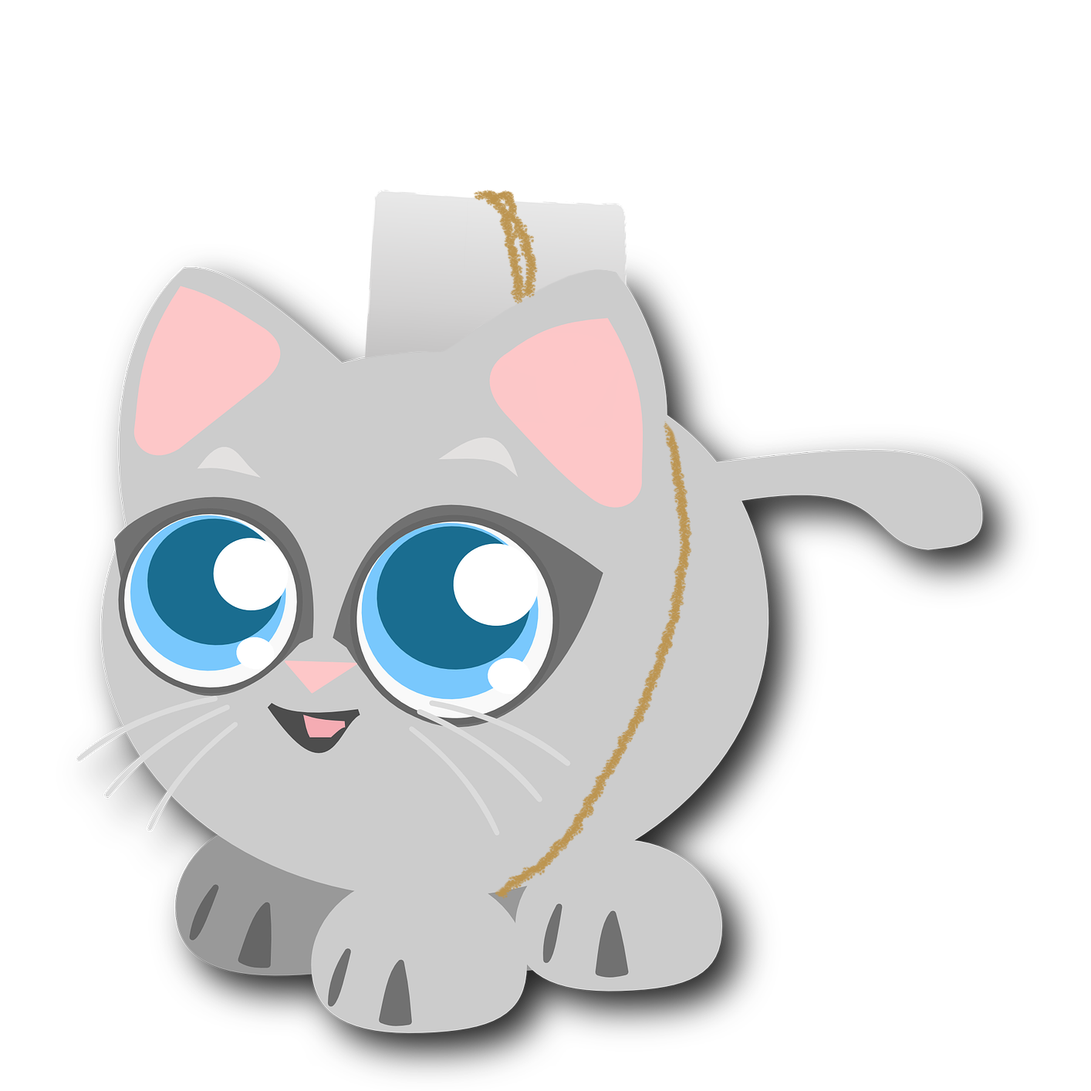
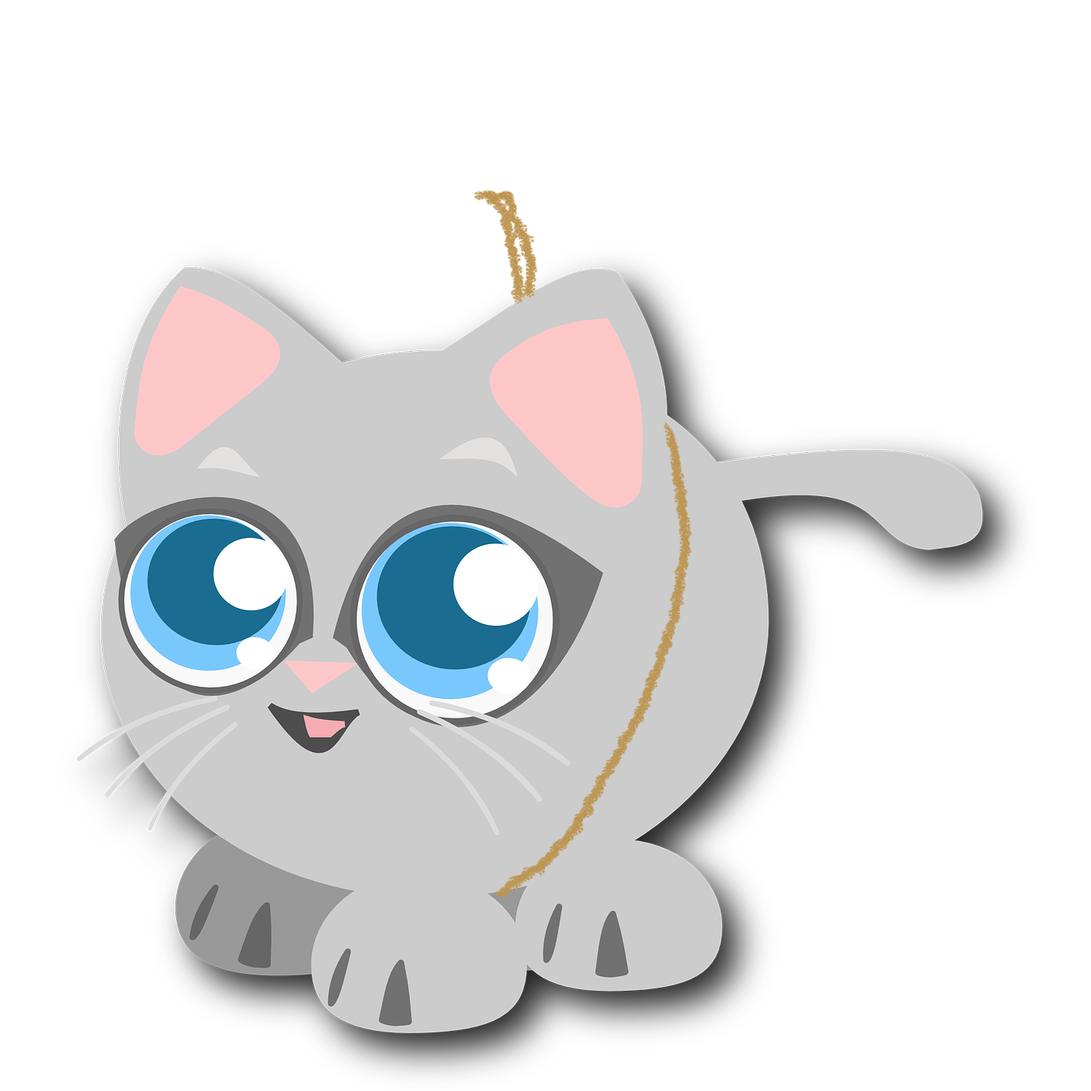
Two versions of the same layered image (1091 x 1091). Layer-by-layer changes:
hid "marshmallow_white" over 364, 189, 628, 359
